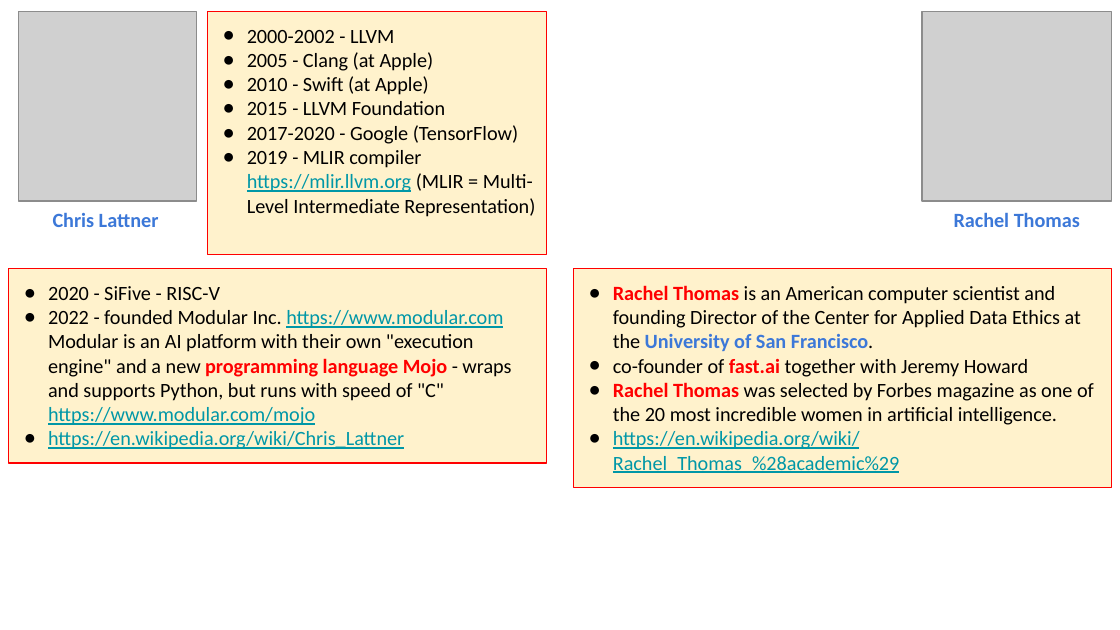
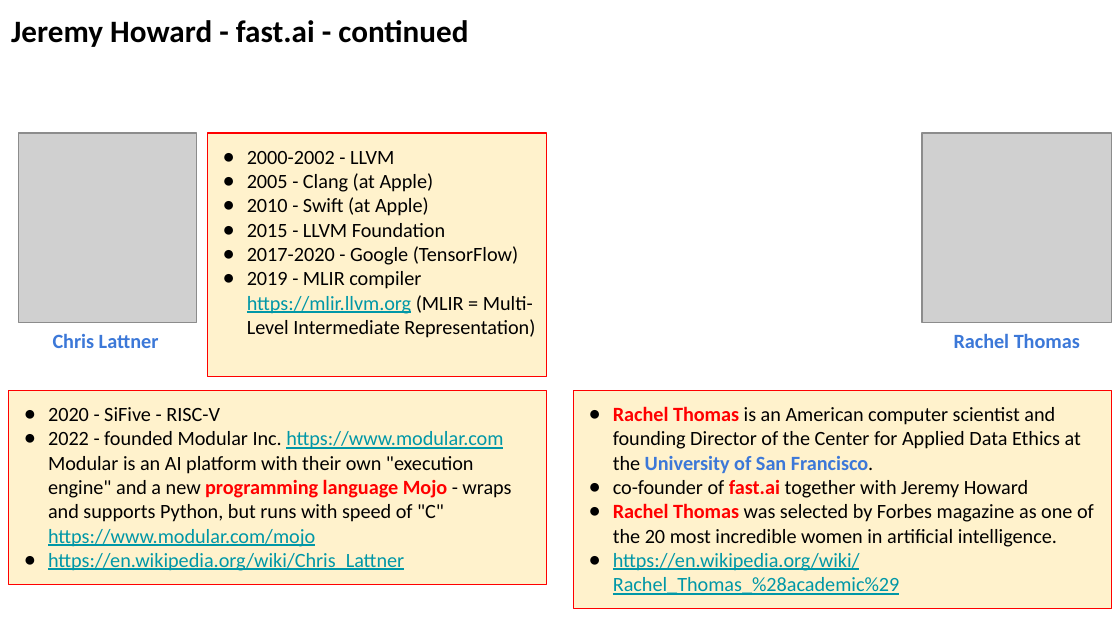
Before and after one commit to vitalmix/seminar, a slide deck: slide 8 of 2023/2023-10-27-AI-Updates.pptx (slide 6 before the commit). Drawn at 1120x630 pixels with LibreOffice and Linux fonts; fonts in the diff are those of the drawing; grey boxes stand for pictures. Boxes give left, top, right and bottom in pixels: in the first picture for what was removed or moved away, otherwise in the second. Text is boxed around its words. In the diff, an @@ line names an element or a change of style, - is before the commit and + after.

```diff
--- a/2023/2023-10-27-AI-Updates.pptx
+++ b/2023/2023-10-27-AI-Updates.pptx
@@ text added at (x1=11, y1=20, x2=468, y2=47), 20 pt, text #000000, bold @@
+Jeremy Howard - fast.ai - continued
@@ 3 rectangles, 2 pictures, 2 texts moved together from (x1=9, y1=11, x2=1111, y2=487) to (x1=9, y1=133, x2=1111, y2=608) @@
```
Also in this commit, not shown: 10 other slides changed, 7 slides added, 3 slides removed.
